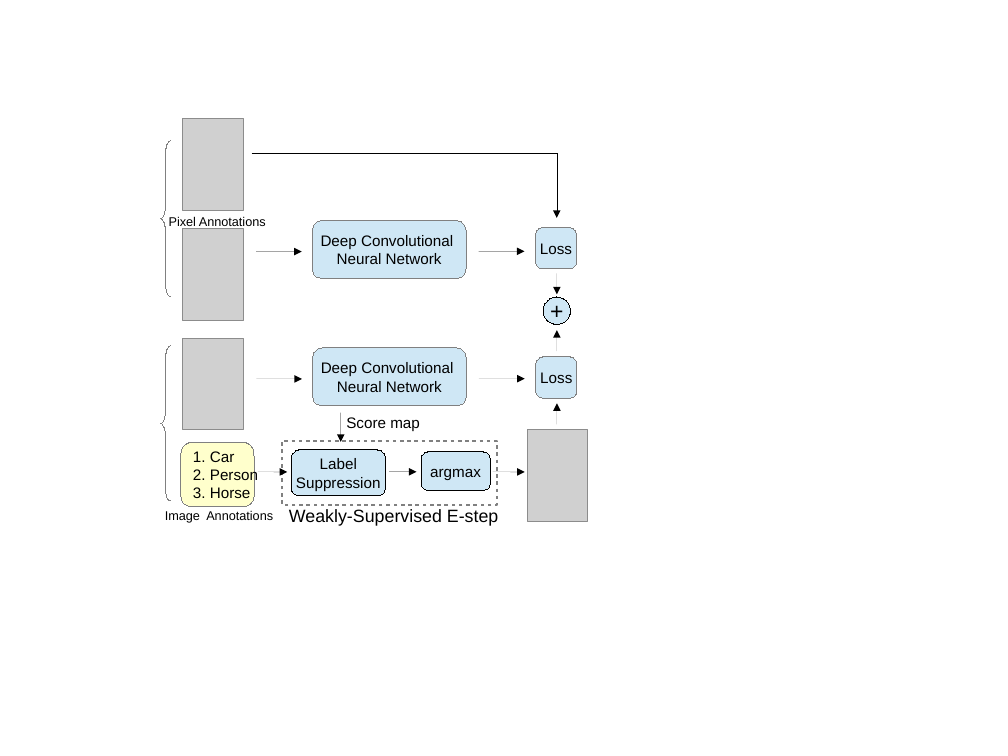
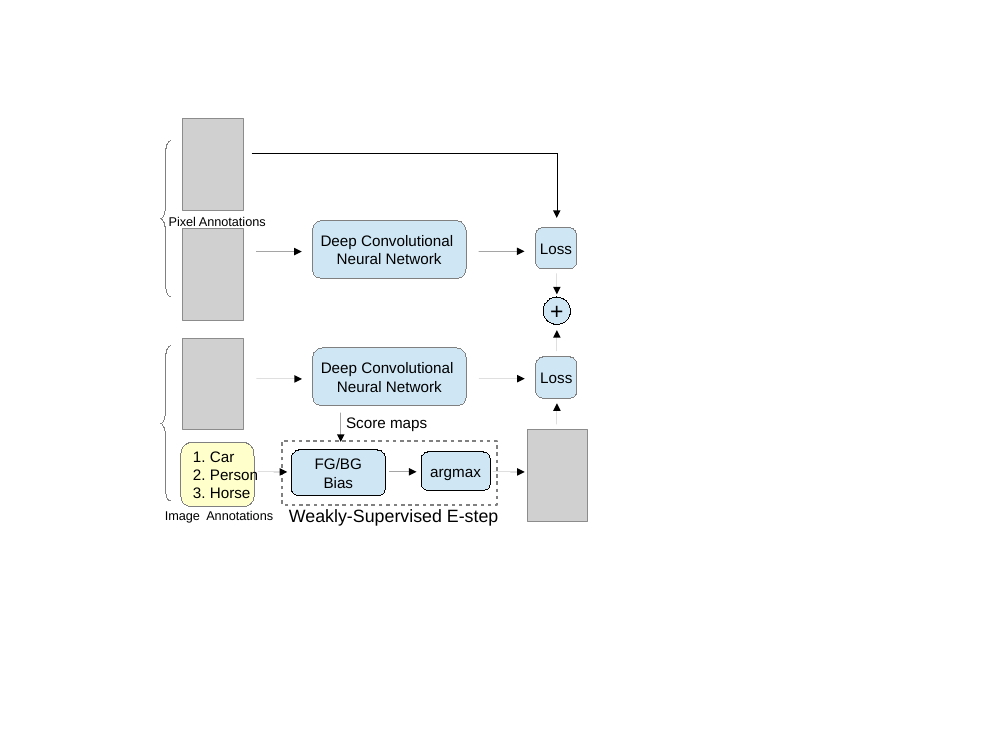
Before and after one commit to TheLegendAli/DeepLab-Context, a slide deck: slide 5 of paper/icml15/fig/model_illustration.odp. Drawn at 1008x756 pixels with LibreOffice and Linux fonts; fonts in the diff are those of the drawing; grey boxes stand for pictures. Boxes give left, top, right and bottom in pixels: in the first picture for what was removed or moved away, otherwise in the second. Text is boxed around its words. In the diff, an @@ line names an element or a change of style, - is before the commit and + after.

```diff
--- a/paper/icml15/fig/model_illustration.odp
+++ b/paper/icml15/fig/model_illustration.odp
@@ text at <box>346,417,427,431</box>: text changed @@
-Score map
+Score maps
@@ text in rounded rectangle at <box>315,458,362,488</box>: text changed @@
-Label
-Suppression
+FG/BG
+Bias
```
Also in this commit, not shown: 1 other slide changed, 2 other files.
